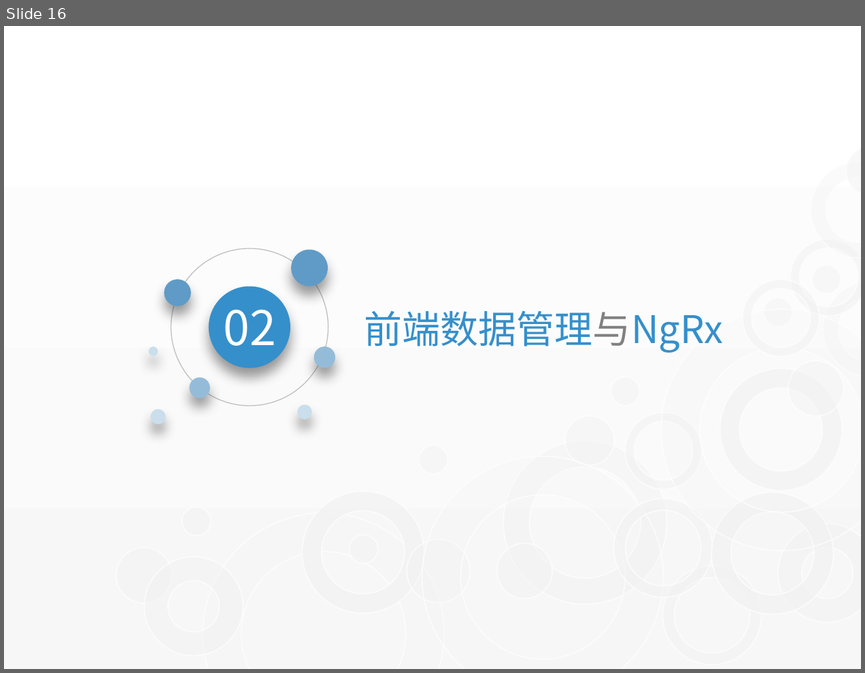
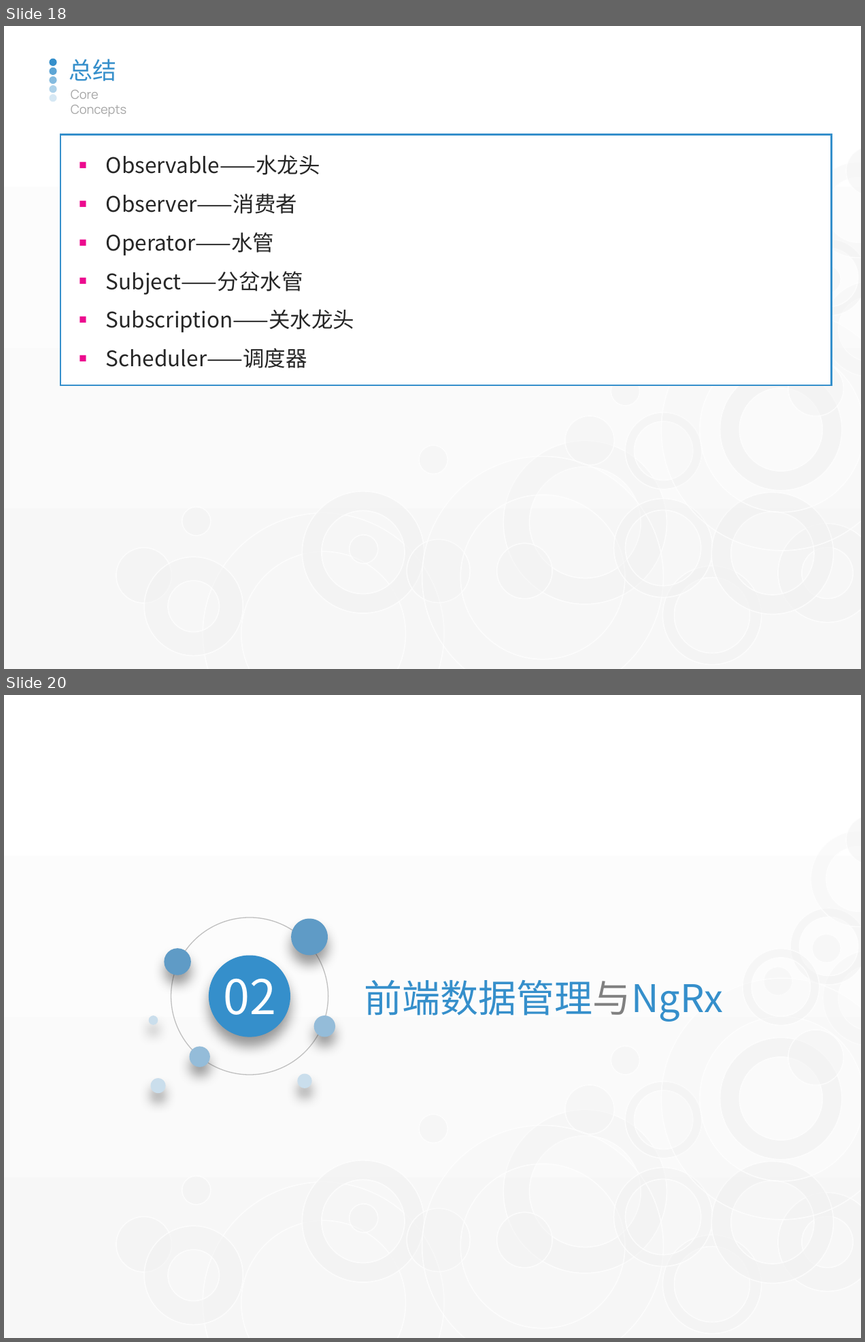
Before and after one commit to watermoonlx/playground-v2, a slide deck: ppt/RxJS & NgRxj.pptx. Shown one above the other, each under a label of ours: slide 16 before the commit, slides 18 and 20 after it; the slides between them are not shown. The pictures are 865x673 and 865x1342 pixels, drawn with LibreOffice and Linux fonts; fonts in the diff are those of the drawing. Boxes give left, top, right and bottom in pixels: in the first picture for what was removed or moved away, otherwise in the second. Text is boxed around its words. In the diff, an @@ line names an element or a change of style, - is before the commit and + after.

```diff
--- a/ppt/RxJS & NgRxj.pptx
+++ b/ppt/RxJS & NgRxj.pptx
@@ slide 18 added at (x1=4, y1=26, x2=861, y2=669), background gradient #FFFFFF to #F7F7F7; not listed: 26 template elements that a slide beside it also shows @@
@@ group added at (x1=50, y1=59, x2=57, y2=101): 5 ellipses @@
@@ text added at (x1=69, y1=59, x2=116, y2=81), 20 pt, text #358FCB @@
+总结
@@ text added at (x1=71, y1=89, x2=127, y2=116), 10.5 pt, text #A6A6A6 @@
+Core Concepts
@@ rectangle added at (x1=60, y1=135, x2=832, y2=231), fill #FFFFFF, outline #358FCB 1.5 pt @@
@@ rectangle added at (x1=60, y1=135, x2=832, y2=385), fill #FFFFFF, outline #358FCB 1.5 pt @@
@@ text added at (x1=106, y1=155, x2=713, y2=214), 18 pt, text #262626 @@
+■ Scheduler：调度器。
+■ 用于控制Observable何时产生数据、何时将数据发送给消费者。
@@ text added at (x1=106, y1=155, x2=355, y2=368), 18 pt, text #262626 @@
+■ Observable——水龙头
+■ Observer——消费者
+■ Operator——水管
+■ Subject——分岔水管
+■ Subscription——关水龙头
+■ Scheduler——调度器
@@ what was slide 16 is now slide 20 @@
```
Also in this commit, not shown: 4 slides changed, 6 other slides added, 22 slides removed, 13 other files.
